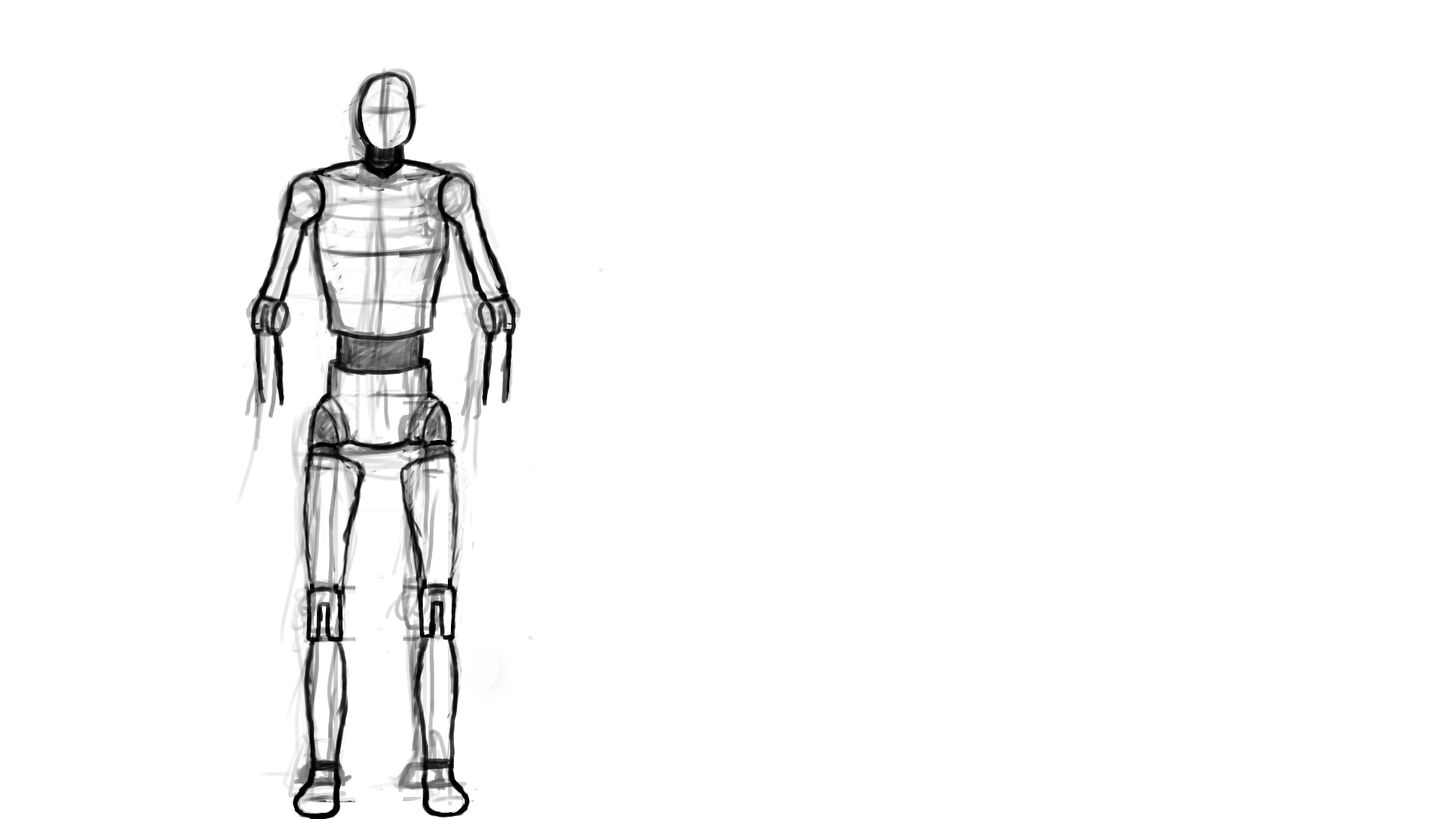
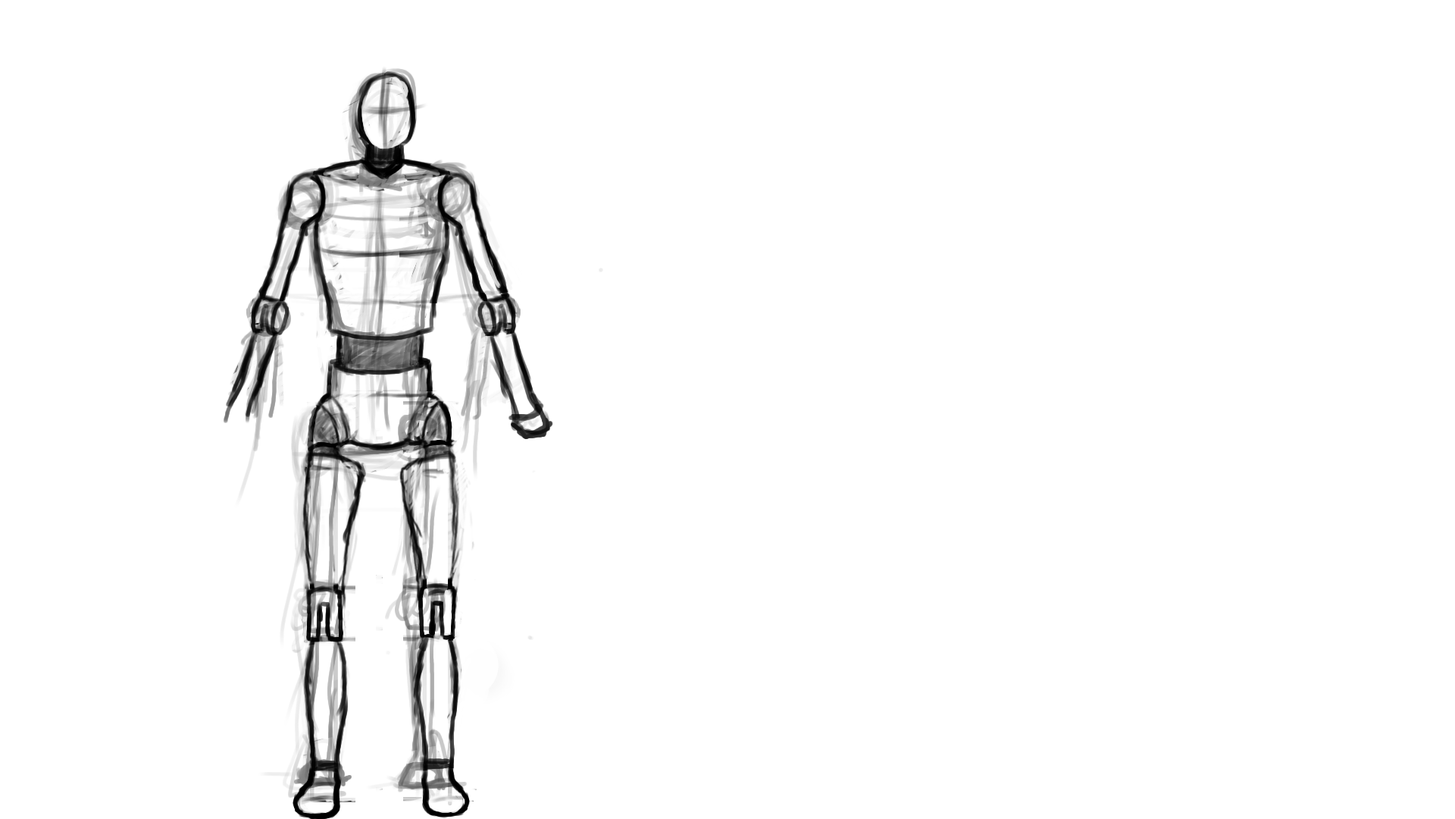
The second 1455×819 image is a revision of the first. Changes to its layers:
painted on "Pasted Layer" over [223, 321, 554, 439]
